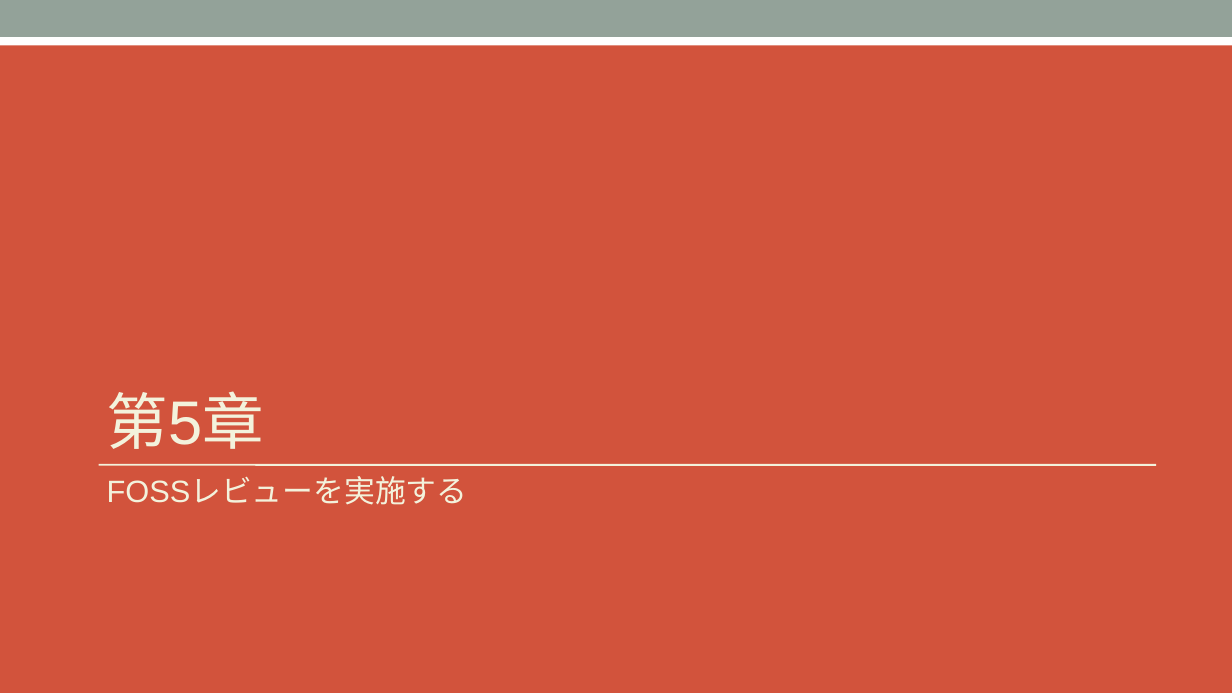
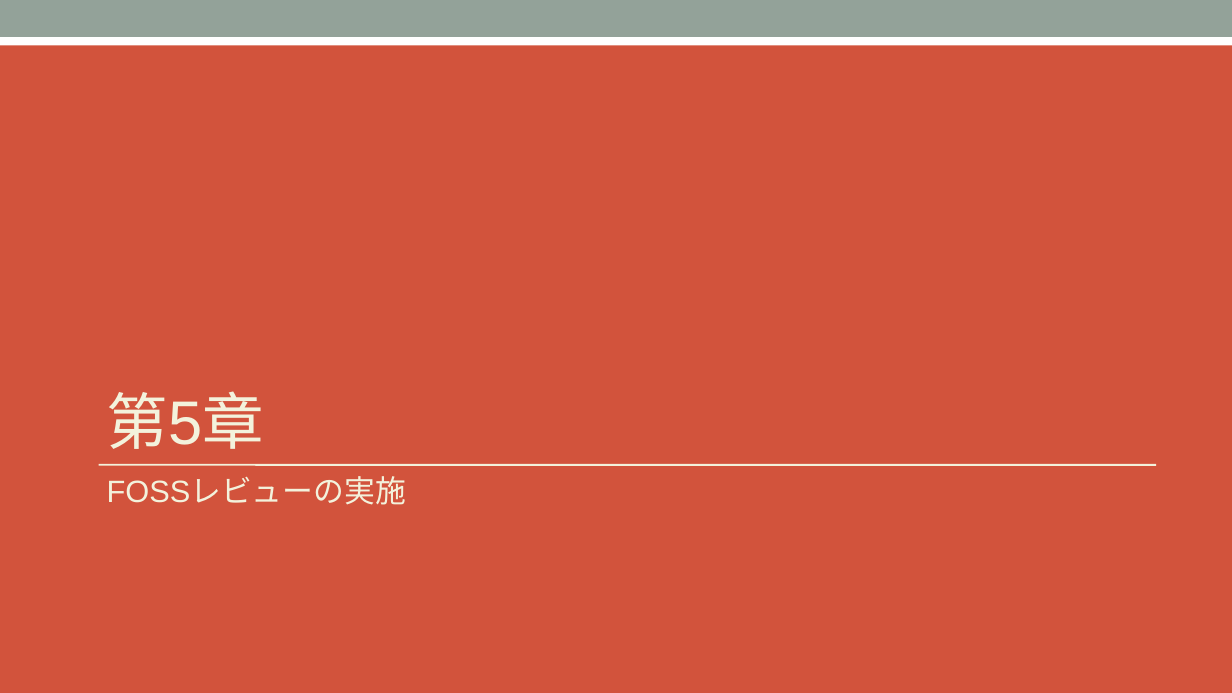
Before and after one commit to OpenChain-Project/Curriculum-Translation-JP, a slide deck: slide 42 of RC/openchain-curriculum-release-2-jp_rc1.0.pptx. Drawn at 1232x693 pixels with LibreOffice and Linux fonts; fonts in the diff are those of the drawing. Boxes give left, top, right and bottom in pixels: in the first picture for what was removed or moved away, otherwise in the second. Text is boxed around its words. In the diff, an @@ line names an element or a change of style, - is before the commit and + after.

```diff
--- a/RC/openchain-curriculum-release-2-jp_rc1.0.pptx
+++ b/RC/openchain-curriculum-release-2-jp_rc1.0.pptx
@@ text at [107, 478, 406, 505]: text changed @@
-FOSSレビューを実施する
+FOSSレビューの実施
```
Also in this commit, not shown: 6 other slides changed.
